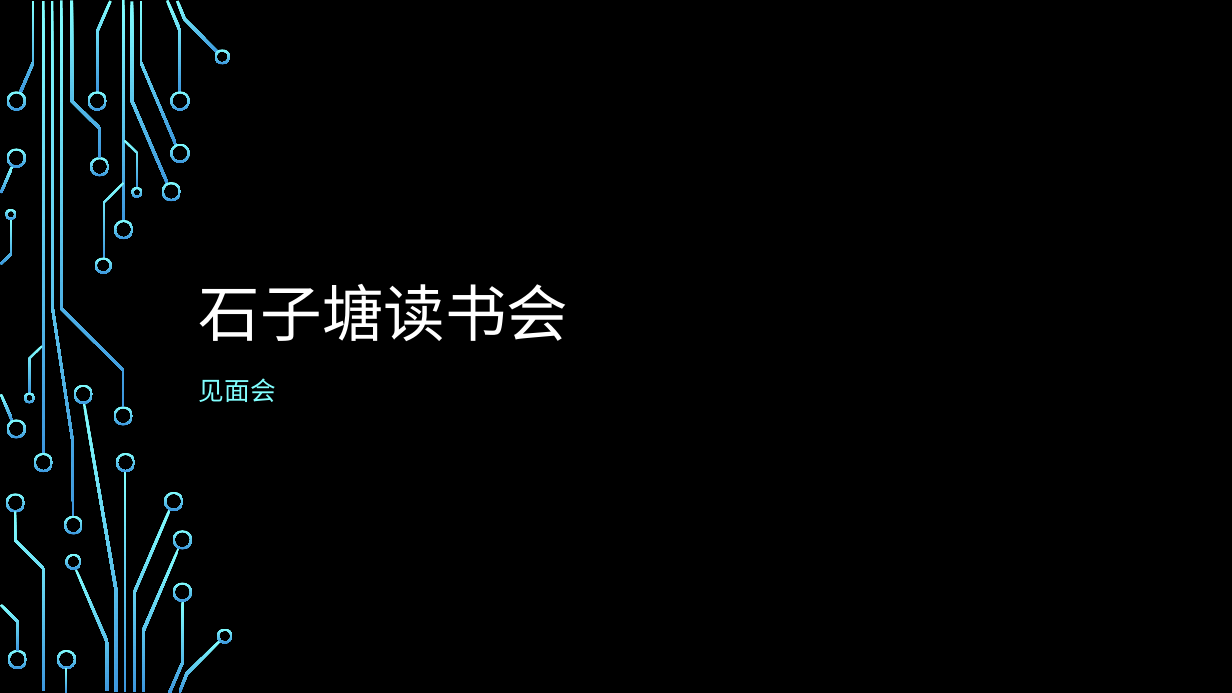
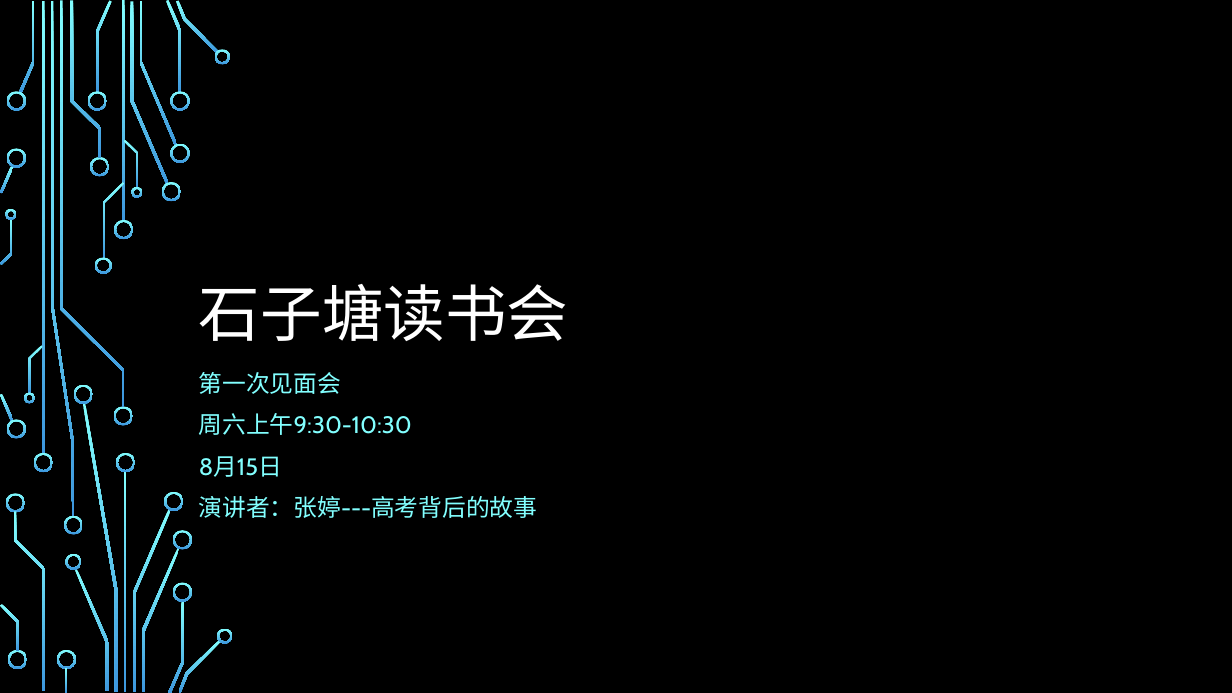
Before and after one commit to WeileiZeng/middle-school-study-plan, a slide deck: slide 1 of shizitang/shizitang.pptx. Drawn at 1232x693 pixels with LibreOffice and Linux fonts; fonts in the diff are those of the drawing; background and template pictures are left out. Boxes give left, top, right and bottom in pixels: in the first picture for what was removed or moved away, otherwise in the second. Text is boxed around its words. In the diff, an @@ line names an element or a change of style, - is before the commit and + after.

```diff
--- a/shizitang/shizitang.pptx
+++ b/shizitang/shizitang.pptx
@@ subtitle at [199,372,538,518]: text changed; size 20 to 18.5 pt @@
-见面会
+第一次见面会
+周六上午9:30-10:30
+8月15日
+演讲者：张婷---高考背后的故事
```
Also in this commit, not shown: 3 other slides changed, 1 slide added.
